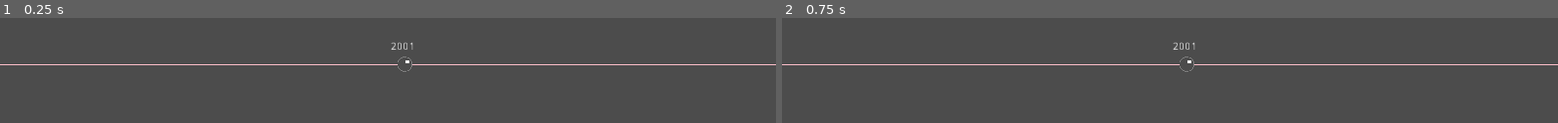
Above: before the commit, frames 1-2 (left to right).
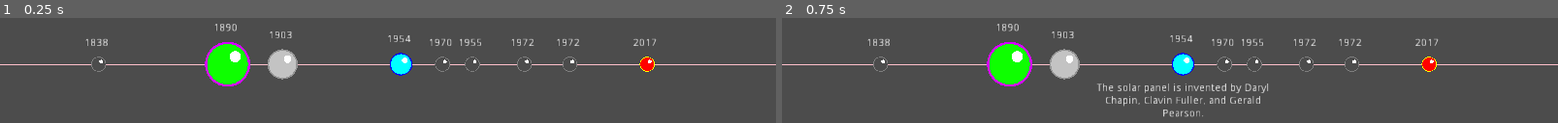
Above: after the commit, the same moments.

Repository: the-alex-g/Env_Science_Timeline
Game: Godot game, scene res://Timeline.tscn
The game is run twice, just before and just after one commit, with the same random seed, the same clock (stepped at 60 frames per second) and the same inputs.
Inputs (mouse positions are in pixels of both pictures, inside the frame that each line leads up to):
- Up to frame 1 (0.25 s): no input
- Up to frame 2 (0.75 s): tap Enter at 0.5 s; move the mouse to (1185, 64) at 0.52 s

The runs differ from the first frame. In frame 1, 4.8% of the frame differs, in the area x 11-85%, y 5-66%; in frame 2, 6.0%, in the area x 11-85%, y 5-95%.

Commit message:
Add some events

Diff:
--- a/project/EventNode.gd
+++ b/project/EventNode.gd
@@ -1,3 +1,4 @@
+class_name TimeNode
 extends Node2D
 
 # signals
@@ -20,13 +21,16 @@
 onready var _year_label := $YearLabel
 onready var _event_label := $EventLabel
 onready var _click_area := $ClickArea/CollisionShape2D
+onready var _clear_area := $ClearArea/CollisionShape2D
 
 
 func _ready()->void:
 	_year_label.text = year
 	_event_label.text = event
 	_event_label.visible = false
+	_year_label.margin_top = -node_radius-25
 	_click_area.shape.radius = node_radius
+	_clear_area.shape.radius = node_radius*1.5
 	_event_label.margin_top = node_radius+10
 
 
@@ -43,3 +47,12 @@
 	draw_circle(Vector2.ZERO, node_radius, outline_color)
 	draw_circle(Vector2.ZERO, node_radius*0.9, node_color)
 	draw_circle(Vector2(shine_distance, -shine_distance), node_radius/4, Color.white)
+
+
+func _on_ClearArea_area_entered(area:Area2D)->void:
+	var other_position := area.get_global_transform().origin
+	var self_position := get_global_transform().origin
+	if self_position.x-other_position.x > 0:
+		position.x += node_radius*2
+	else:
+		position.x -= node_radius*2
--- a/project/EventNode.tscn
+++ b/project/EventNode.tscn
@@ -1,9 +1,12 @@
-[gd_scene load_steps=3 format=2]
+[gd_scene load_steps=4 format=2]
 
 [ext_resource path="res://EventNode.gd" type="Script" id=1]
 
 [sub_resource type="CircleShape2D" id=1]
 radius = 12.0638
+
+[sub_resource type="CircleShape2D" id=2]
+radius = 26.81
 
 [node name="EventNode" type="Node2D"]
 script = ExtResource( 1 )
@@ -35,5 +38,11 @@
 __meta__ = {
 "_edit_use_anchors_": false
 }
+
+[node name="ClearArea" type="Area2D" parent="."]
+
+[node name="CollisionShape2D" type="CollisionShape2D" parent="ClearArea"]
+shape = SubResource( 2 )
 [connection signal="mouse_entered" from="ClickArea" to="." method="_on_ClickArea_mouse_entered"]
 [connection signal="mouse_exited" from="ClickArea" to="." method="_on_ClickArea_mouse_exited"]
+[connection signal="area_entered" from="ClearArea" to="." method="_on_ClearArea_area_entered"]
--- a/project/Timeline.gd
+++ b/project/Timeline.gd
@@ -9,6 +9,7 @@
 # exported variables
 export var line_position_y := 200
 export var line_color := Color.pink
+export var border_size := 150
 
 # variables
 var _ignore
@@ -17,9 +18,19 @@
 # onready variables
 
 func _ready()->void:
+	var lowest_year := 3000
+	var highest_year := 0
 	_screen_size = get_viewport_rect().size
 	for time_node in get_children():
 		time_node.position.y = line_position_y
+		if int(time_node.year) > highest_year:
+			highest_year = int(time_node.year)
+		if int(time_node.year) < lowest_year:
+			lowest_year = int(time_node.year)
+	for time_node in get_children():
+		var year_as_float:float = (float(time_node.year)-lowest_year)/(highest_year-lowest_year)
+		var node_position:float = lerp(border_size, _screen_size.x-border_size, year_as_float)
+		time_node.position.x = node_position
 
 
 func _draw()->void:
--- a/project/Timeline.tscn
+++ b/project/Timeline.tscn
@@ -8,4 +8,56 @@
 
 [node name="EventNode" parent="." instance=ExtResource( 2 )]
 position = Vector2( 534.207, 314.98 )
-year = "2001"
+year = "1903"
+event = "A wildlife refuge is established on Pelican Island, Florida."
+node_radius = 20.0
+node_color = Color( 0.764706, 0.764706, 0.764706, 1 )
+outline_color = Color( 0.580392, 0.580392, 0.580392, 1 )
+
+[node name="EventNode2" parent="." instance=ExtResource( 2 )]
+position = Vector2( 315.074, 334.263 )
+year = "1890"
+event = "The first national park is created at Yellowstone."
+node_radius = 30.0
+node_color = Color( 0.054902, 1, 0, 1 )
+outline_color = Color( 0.827451, 0, 1, 1 )
+
+[node name="EventNode3" parent="." instance=ExtResource( 2 )]
+position = Vector2( 172.208, 312.039 )
+year = "1970"
+event = "The White River is highly polluted at this point."
+
+[node name="EventNode4" parent="." instance=ExtResource( 2 )]
+position = Vector2( 324.598, 170.76 )
+year = "1972"
+event = "The Federal Water Pollution Control Act of 1948 was amended to give the government more power to control water pollutants"
+
+[node name="EventNode5" parent="." instance=ExtResource( 2 )]
+position = Vector2( 180.938, 204.096 )
+year = "1972"
+event = "The Federal Water Pollution Control Act of 1948 was amended to give the government more power to control water pollutants"
+
+[node name="EventNode6" parent="." instance=ExtResource( 2 )]
+position = Vector2( 476.195, 465.223 )
+year = "2017"
+event = "The Sierra Club protests the shrinking of Grand Staircase-Escalante National Monument by President Trump. The order passes anyway."
+node_color = Color( 1, 0, 0, 1 )
+outline_color = Color( 1, 1, 0, 1 )
+
+[node name="EventNode7" parent="." instance=ExtResource( 2 )]
+position = Vector2( 425.398, 222.351 )
+year = "1954"
+event = "The solar panel is invented by Daryl Chapin, Clavin Fuller, and Gerald Pearson."
+node_radius = 15.0
+node_color = Color( 0, 1, 1, 1 )
+outline_color = Color( 0, 0, 1, 1 )
+
+[node name="EventNode8" parent="." instance=ExtResource( 2 )]
+position = Vector2( 734.941, 279.497 )
+year = "1955"
+event = "The Outdoor Code appears in print for the first time in the Boy Scout Handbook."
+
+[node name="EventNode9" parent="." instance=ExtResource( 2 )]
+position = Vector2( 734.941, 279.497 )
+year = "1838"
+event = "John Muir is born. He will later be instrumental in the formation of Yosemite National Park."
--- a/project/project.godot
+++ b/project/project.godot
@@ -8,9 +8,14 @@
 
 config_version=4
 
-_global_script_classes=[  ]
+_global_script_classes=[ {
+"base": "Node2D",
+"class": "TimeNode",
+"language": "GDScript",
+"path": "res://EventNode.gd"
+} ]
 _global_script_class_icons={
-
+"TimeNode": ""
 }
 
 [application]
